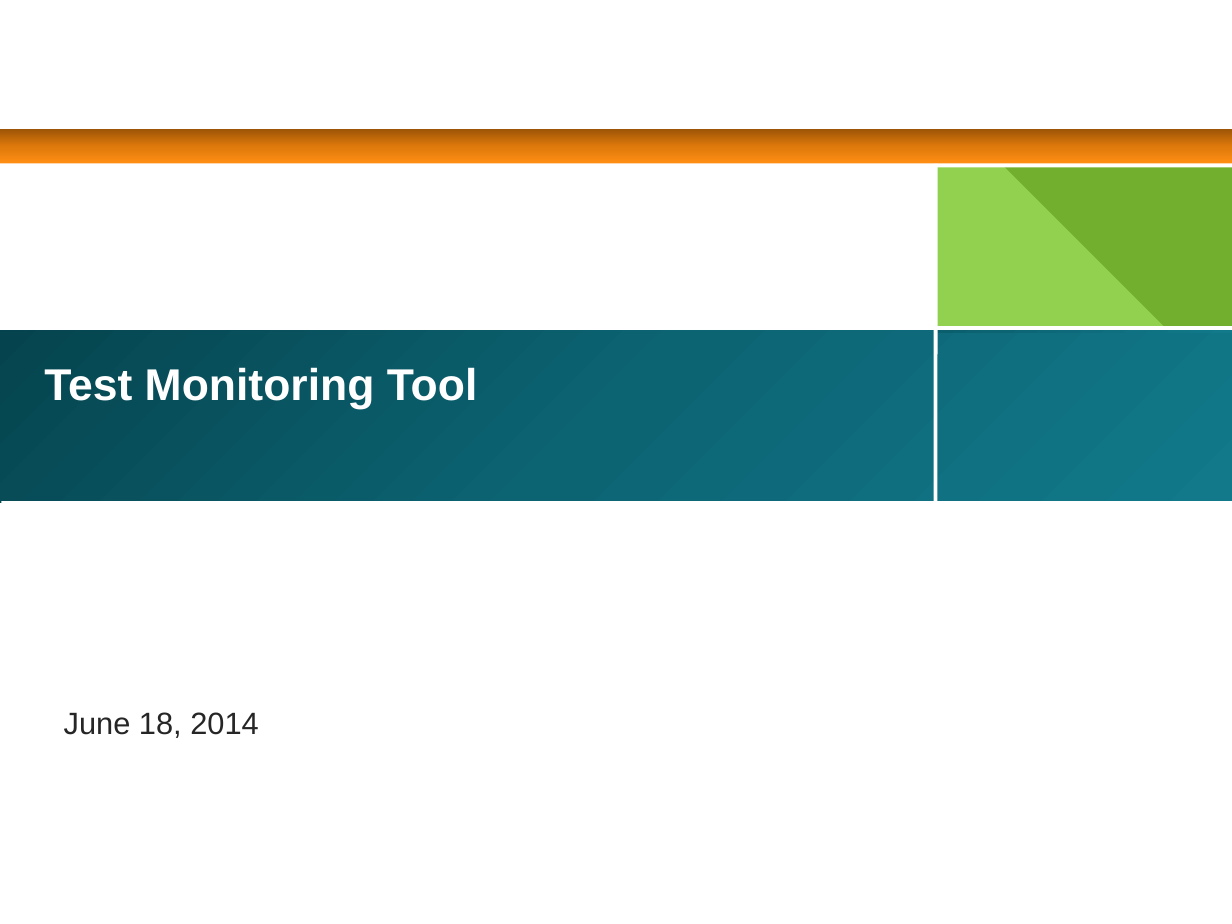
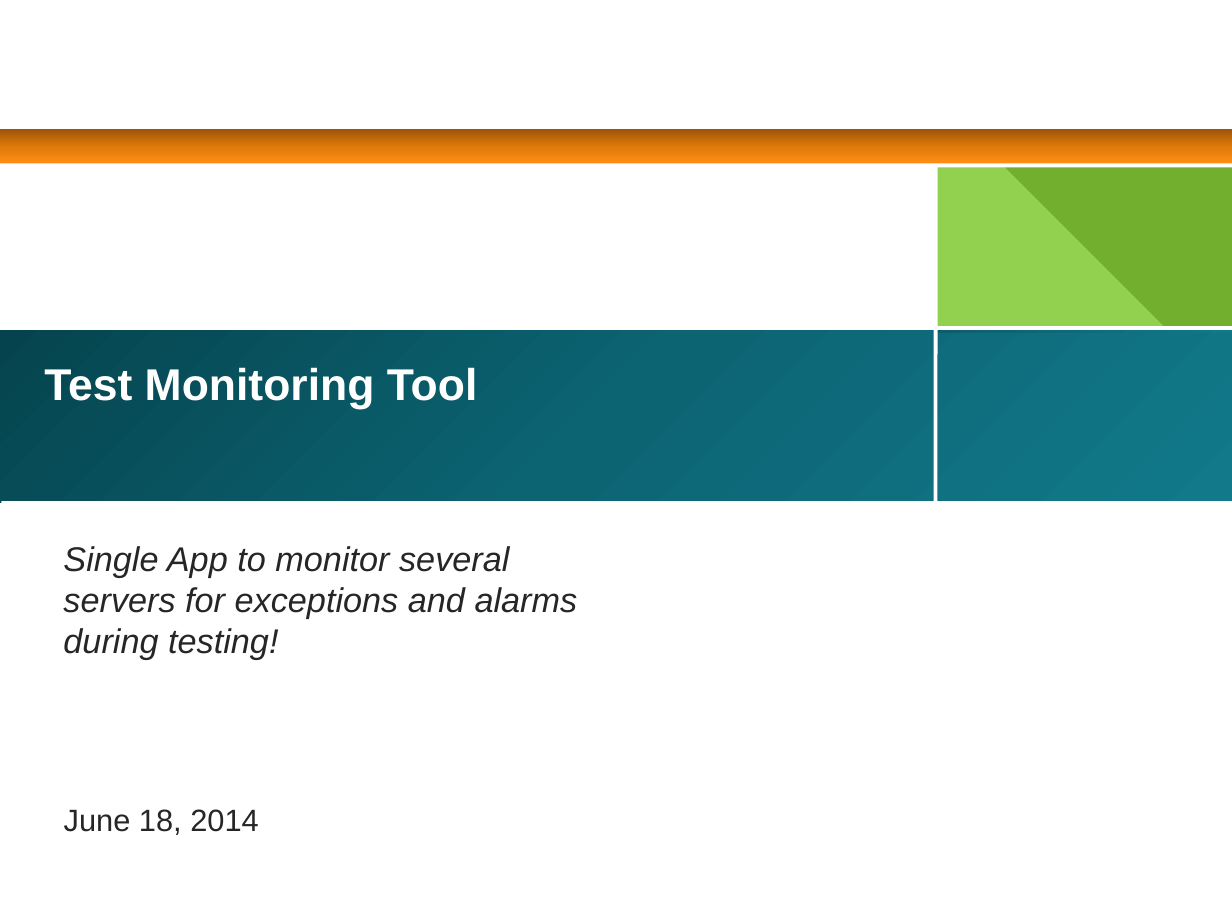
Before and after one commit to gravufo/LogFilter, a slide deck: slide 1 of TestMonitoringTool.pptx. Drawn at 1232x924 pixels with LibreOffice and Linux fonts; fonts in the diff are those of the drawing; background and template pictures are left out. Boxes give left, top, right and bottom in pixels: in the first picture for what was removed or moved away, otherwise in the second. Text is boxed around its words. In the diff, an @@ line names an element or a change of style, - is before the commit and + after.

Commit message:
Sync with main SVN repo.
New features include alarm monitoring, alarm filtering, Find (CTRL-F)
and other minor improvements.

```diff
--- a/TestMonitoringTool.pptx
+++ b/TestMonitoringTool.pptx
@@ text added at box(63, 546, 578, 660), 20 pt, text #262626, italic @@
+Single App to monitor several servers for exceptions and alarms during testing!
@@ text "June 18, 2014": place and size @@
-text "June 18, 2014" at box(64, 712, 258, 738)
+text "June 18, 2014" at box(64, 809, 258, 835)
```
Also in this commit, not shown: 6 other slides changed, 23 other files.
